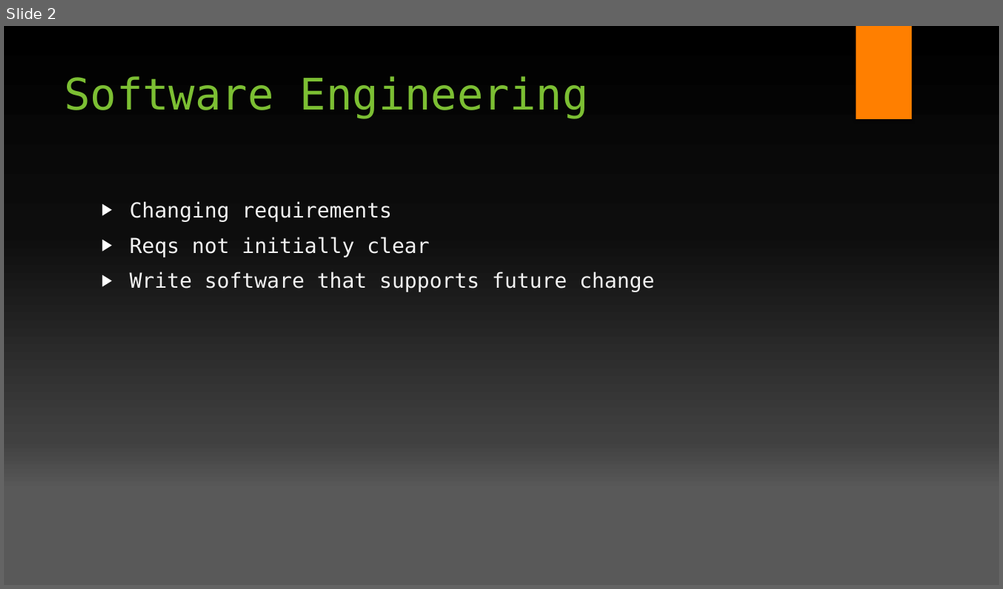
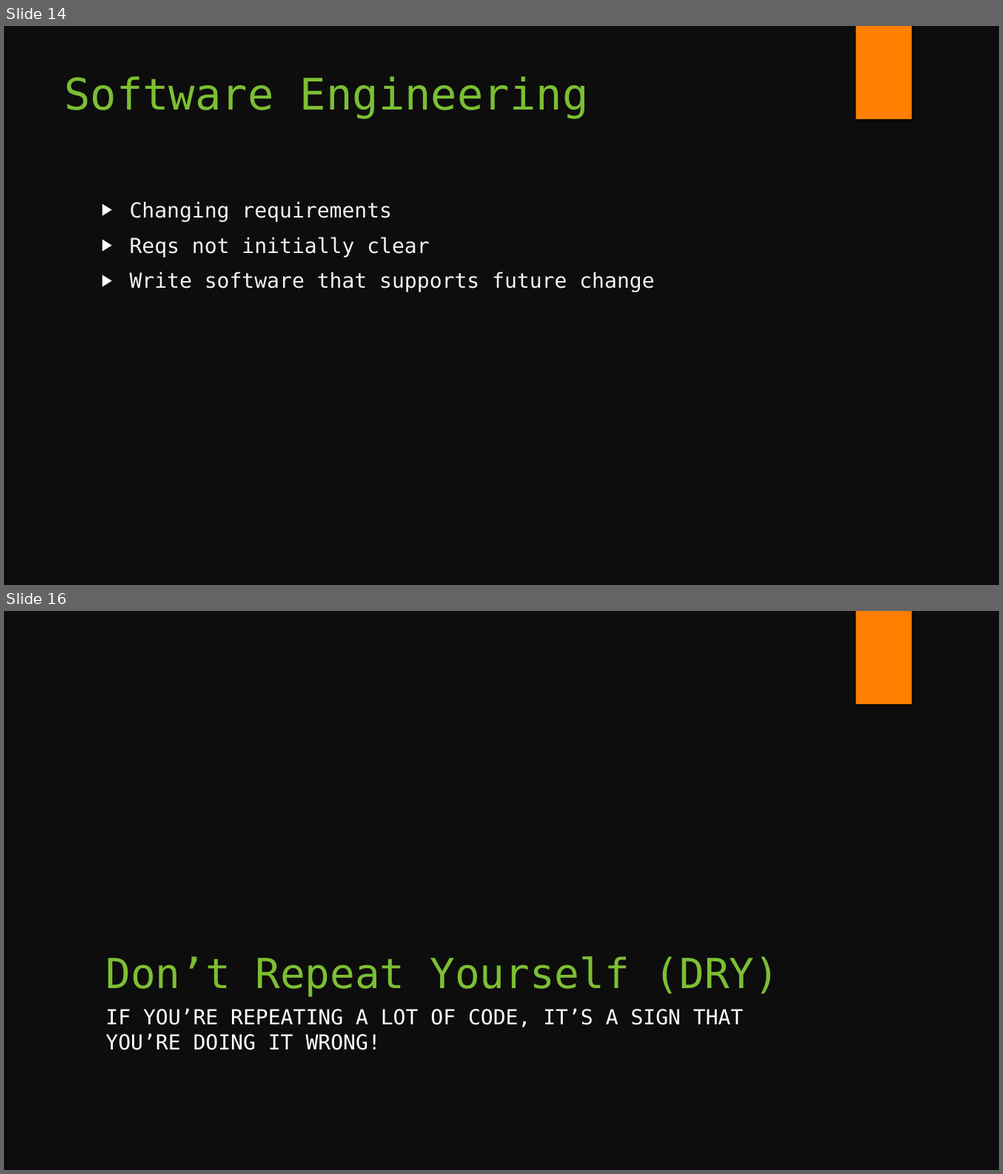
Before and after one commit to fsackur/Powershell-and-SE, a slide deck: Death by powerpoint.pptx. Shown one above the other, each under a label of ours: slide 2 before the commit, slides 14 and 16 after it; the slides between them are not shown. The pictures are 1003x589 and 1003x1174 pixels, drawn with LibreOffice and Linux fonts; fonts in the diff are those of the drawing; background and template pictures are left out. Boxes give left, top, right and bottom in pixels: in the first picture for what was removed or moved away, otherwise in the second. Text is boxed around its words. In the diff, an @@ line names an element or a change of style, - is before the commit and + after.

```diff
--- a/Death by powerpoint.pptx
+++ b/Death by powerpoint.pptx
@@ slide 16 added at [4,611,999,1170], background #0D0D0D; not listed: 1 template element that a slide beside it also shows @@
@@ title added at [105,957,779,997], 40 pt, text #7CBF33 @@
+Don’t Repeat Yourself (DRY)
@@ text added at [105,1008,743,1051], 20 pt, text #FFFFFF @@
+IF YOU’RE REPEATING A LOT OF CODE, IT’S A SIGN THAT YOU’RE DOING IT WRONG!
@@ what was slide 2 is now slide 14 @@
@@ slide 14 changed as well @@
@@ background gradient #000000 to #0D0D0D to #404040 to #595959 to #0D0D0D @@
```
Also in this commit, not shown: 8 other slides changed, 14 other slides added, 3 other files.
